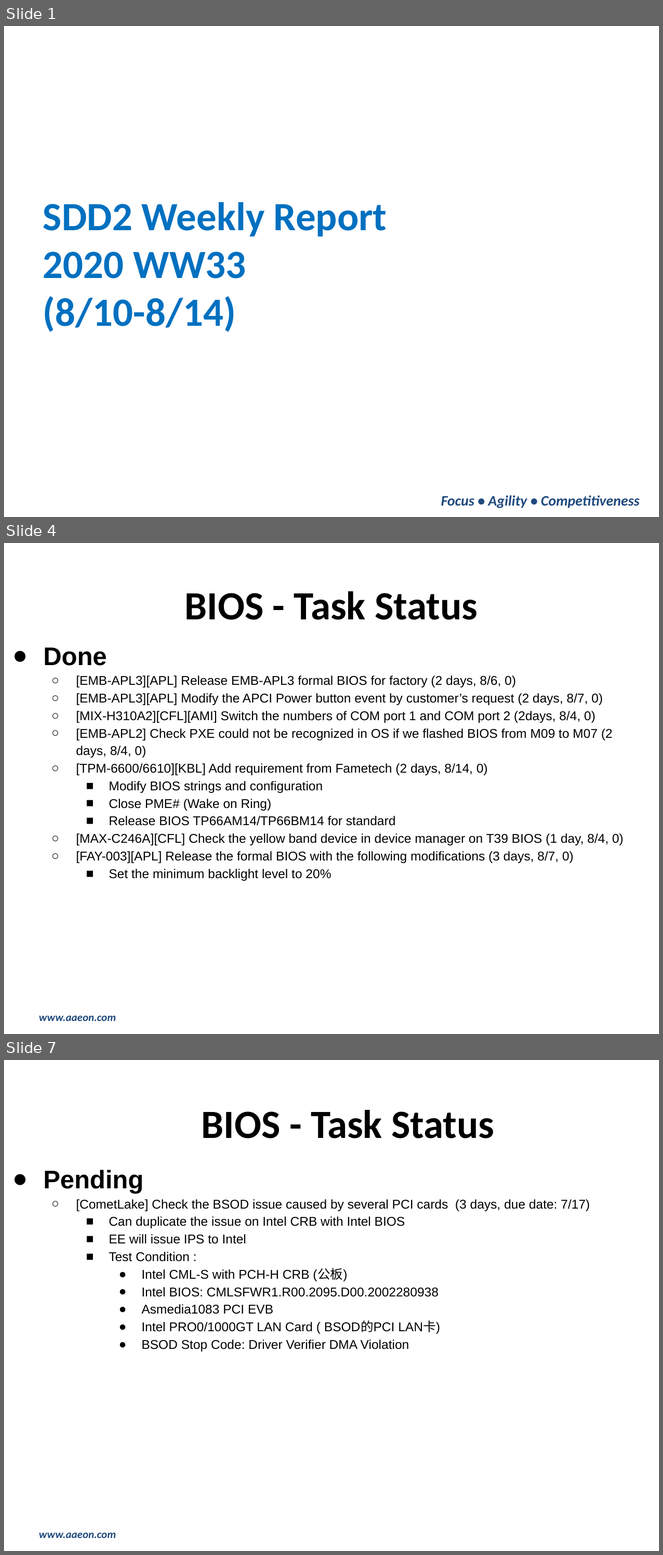
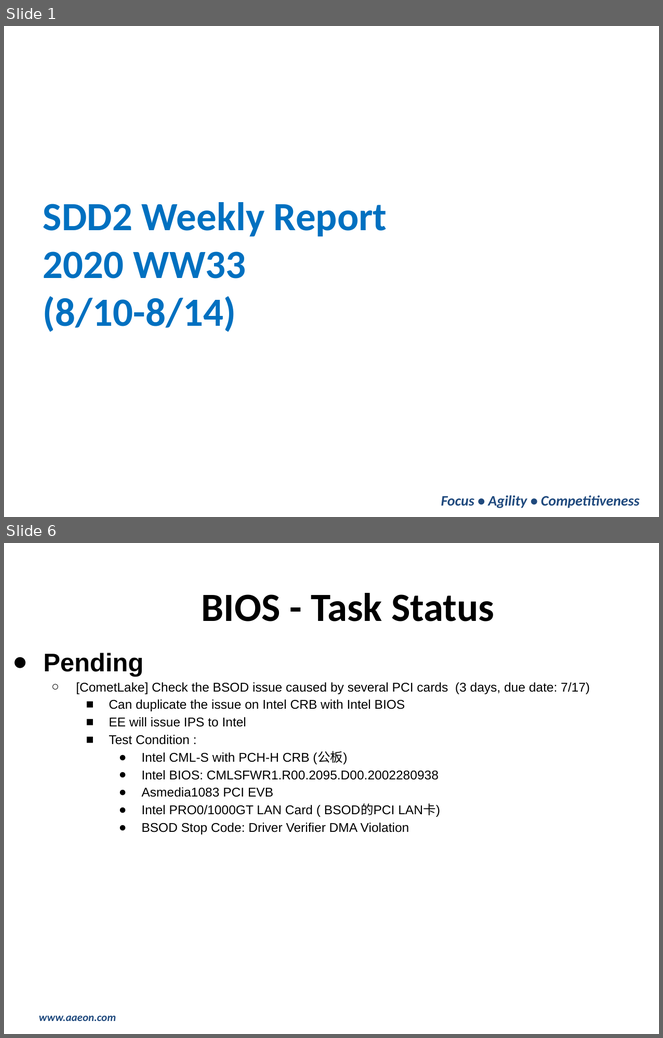
Before and after one commit to hsuziyen/node, a slide deck: 2020週報-0810_0814.pptx. Shown one above the other, each under a label of ours: slides 1, 4 and 7 before the commit, slides 1 and 6 after it; the slides between them are not shown. The pictures are 663x1555 and 663x1038 pixels, drawn with LibreOffice and Linux fonts; fonts in the diff are those of the drawing; background and template pictures are left out. Boxes give left, top, right and bottom in pixels: in the first picture for what was removed or moved away, otherwise in the second. Text is boxed around its words. In the diff, an @@ line names an element or a change of style, - is before the commit and + after.

```diff
--- a/2020週報-0810_0814.pptx
+++ b/2020週報-0810_0814.pptx
@@ slide 4 removed at bbox=[4, 543, 659, 1034], background picture (left out); not listed: 1 template element that a slide beside it also shows @@
@@ text removed at bbox=[185, 591, 478, 620] @@
-BIOS - Task Status
@@ text removed at bbox=[44, 648, 624, 881] @@
-● Done
-  ○ [EMB-APL3][APL] Release EMB-APL3 formal BIOS for factory (2 days, 8/6, 0)
-  ○ [EMB-APL3][APL] Modify the APCI Power button event by customer’s request (2 days, 8/7, 0)
-  ○ [MIX-H310A2][CFL][AMI] Switch the numbers of COM port 1 and COM port 2 (2days, 8/4, 0)
-  ○ [EMB-APL2] Check PXE could not be recognized in OS if we flashed BIOS from M09 to M07 (2 days, 8/4, 0)
-  ○ [TPM-6600/6610][KBL] Add requirement from Fametech (2 days, 8/14, 0)
-    ■ Modify BIOS strings and configuration
-    ■ Close PME# (Wake on Ring)
-    ■ Release BIOS TP66AM14/TP66BM14 for standard
-  ○ [MAX-C246A][CFL] Check the yellow band device in device manager on T39 BIOS (1 day, 8/4, 0)
-  ○ [FAY-003][APL] Release the formal BIOS with the following modifications (3 days, 8/7, 0)
-    ■ Set the minimum backlight level to 20%
@@ page number removed at bbox=[626, 1006, 657, 1032] @@
-4
@@ what was slide 7 is now slide 6 @@
```
Also in this commit, not shown: 14 slides changed, 2 other slides removed, 4 other files.
